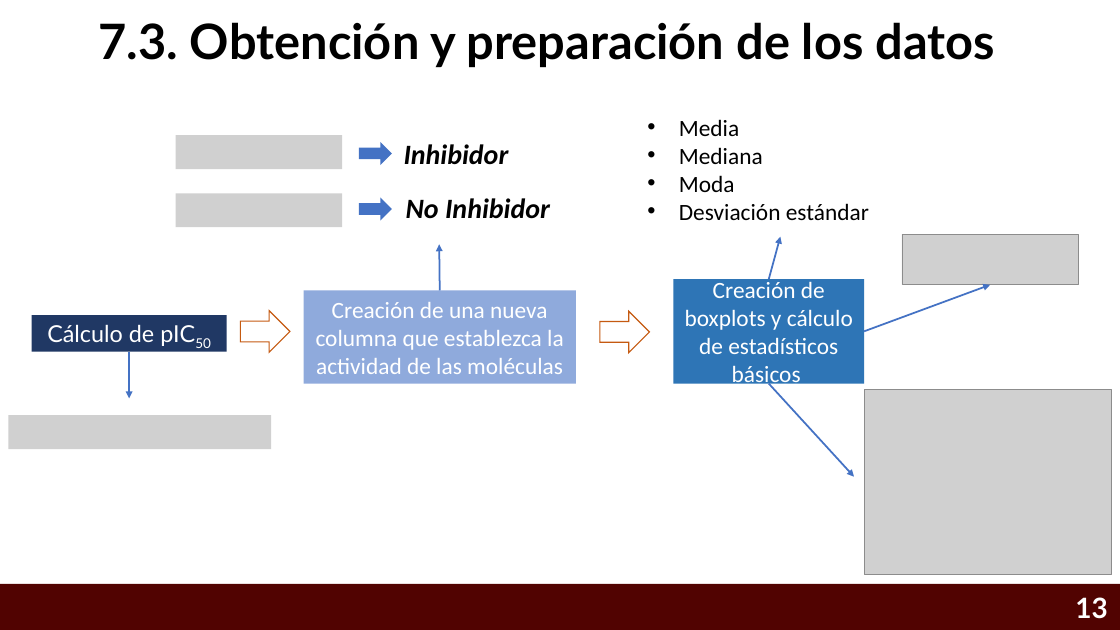
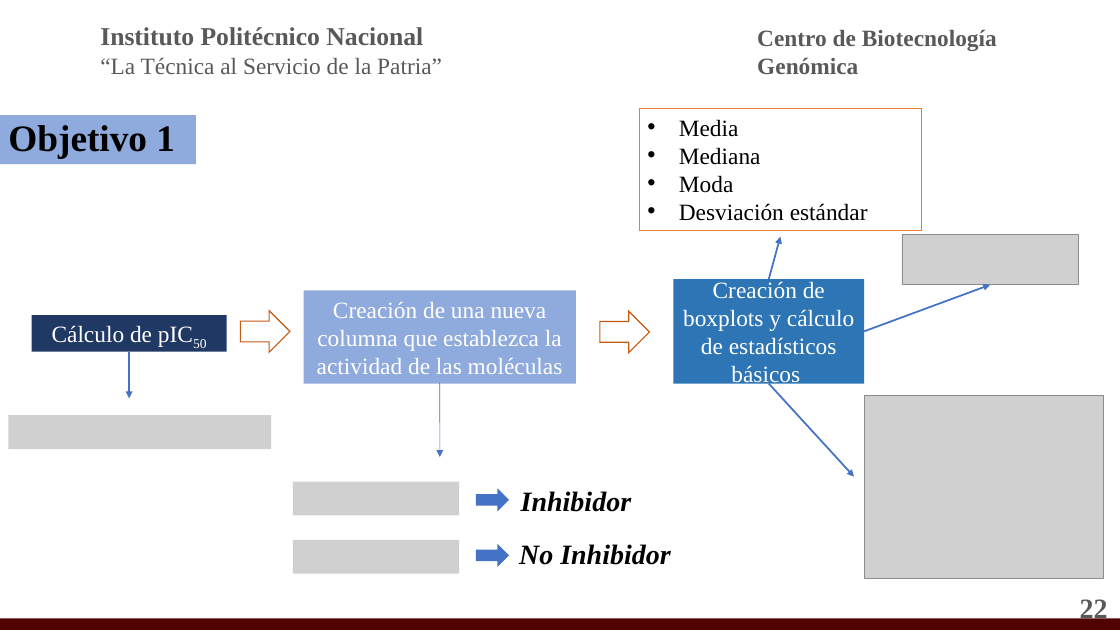
Before and after one commit to Eliud7720/Alzheimer---Anteproyecto, a slide deck: slide 22 of CRIBADO VIRTUAL INTELIGENTE PARA IDENTIFICAR INHIBIDORES MULTI-BLANCO ENFOCADOS AL TRATAMIENTO DE LA .pptx (slide 13 before the commit). Drawn at 1120x630 pixels with LibreOffice and Linux fonts; fonts in the diff are those of the drawing; grey boxes stand for pictures; background and template pictures are left out. Boxes give left, top, right and bottom in pixels: in the first picture for what was removed or moved away, otherwise in the second. Text is boxed around its words. In the diff, an @@ line names an element or a change of style, - is before the commit and + after.

```diff
--- a/CRIBADO VIRTUAL INTELIGENTE PARA IDENTIFICAR INHIBIDORES MULTI-BLANCO ENFOCADOS AL TRATAMIENTO DE LA .pptx
+++ b/CRIBADO VIRTUAL INTELIGENTE PARA IDENTIFICAR INHIBIDORES MULTI-BLANCO ENFOCADOS AL TRATAMIENTO DE LA .pptx
@@ text removed at [98, 22, 995, 68] @@
-7.3. Obtención y preparación de los datos
@@ text added at [100, 27, 442, 74], 20 pt, text #595959 @@
+Instituto Politécnico Nacional
+“La Técnica al Servicio de la Patria”
@@ text added at [757, 30, 997, 74], 20 pt, text #595959, bold @@
+Centro de Biotecnología Genómica
@@ rectangle added at [0, 115, 196, 165], fill #8FAADC, 32 pt, text #000000, bold @@
+Objetivo 1
@@ rectangle "Media": place and size @@
-rectangle "Media" at [679, 119, 869, 220]
+rectangle "Media" at [639, 108, 922, 230]
@@ rectangle "Media" at [639, 108, 922, 230]: font Calibri to Times New Roman; fill none to #FFFFFF; outline none to #ED7D31 1 pt @@
@@ picture removed at [176, 135, 342, 169] @@
@@ picture removed at [176, 193, 342, 227] @@
@@ arrow removed from (440, 291) to (439, 245) @@
@@ rectangle "Cálculo de pIC50" at [32, 315, 227, 352]: font Lato to Times New Roman @@
@@ arrow added from (440, 383) to (440, 457), #4472C4 0.5 pt @@
@@ picture: place and size @@
-picture at [865, 390, 1112, 575]
+picture at [865, 396, 1104, 579]
@@ picture added at [293, 481, 460, 515] @@
@@ font Calibri to Times New Roman in 4 elements at [303, 291, 576, 384], [674, 279, 865, 383], [521, 491, 632, 512], [519, 544, 670, 565] @@
@@ picture added at [293, 540, 460, 574] @@
@@ 2 texts, 2 right arrows: place and size @@
-2 texts, 2 right arrows at [359, 142, 550, 221]
+2 texts, 2 right arrows at [476, 488, 670, 567]
@@ page number at [1080, 599, 1108, 623]: text changed; font Lato to Times New Roman; text colour #FFFFFF to #595959 @@
-13
+22
@@ rectangle: place and size @@
-rectangle at [0, 584, 1120, 630]
+rectangle at [0, 618, 1120, 630]
```
Also in this commit, not shown: 19 other slides changed, 13 slides added, 2 slides removed, 2 other files.
